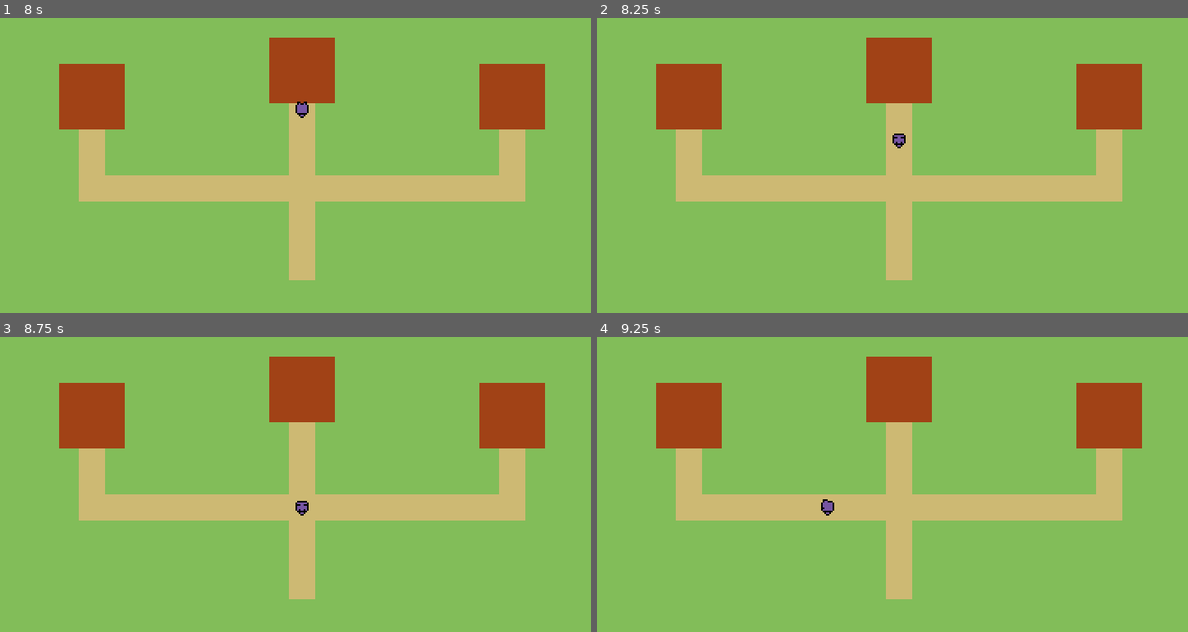
Above: before the commit, frames 1-4 (two rows, left to right).
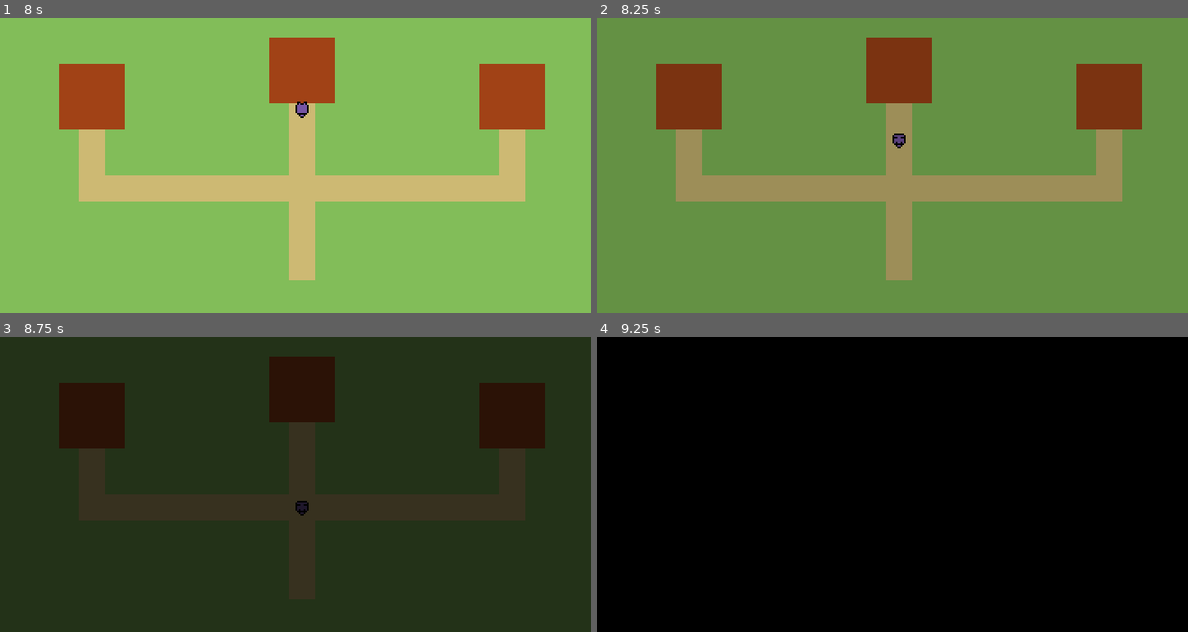
Above: after the commit, the same moments.

Repository: Endermandels/Sylver
Game: Godot game, scene res://scenes/overworld.tscn
Same seed, same stepped clock (60 frames per second), same inputs: the game is played once before the commit and once after it.
Inputs:
- Up to frame 1 (8 s): tap Enter at 0.5, 2, 5.75 s; hold D (move_right) 0.53-1.28 s; hold Space (interact, bound only after the commit) 0.53-1.28 s; hold S (move_down) 1.28-2.03 s; tap Space (interact, bound only after the commit) every 1.5 s from 1.35 to 7.35 s; hold D (move_right) 2.03-2.78 s; hold Space (interact, bound only after the commit) 2.03-2.78 s; hold W (move_up) 2.78-3.53 s; hold Space (interact, bound only after the commit) 3.53-4.28 s; hold A (move_left) 3.53-5.03 s; hold S (move_down) 5.03-5.78 s; hold Space (interact, bound only after the commit) 5.03-5.78 s; hold D (move_right) 5.78-6.53 s; hold W (move_up) 6.53-7.28 s; hold Space (interact, bound only after the commit) 6.53-7.28 s; hold D (move_right) from 7.28 s (still down)
- Up to frame 2 (8.25 s): tap Space (interact, bound only after the commit) at 8 s; release D (move_right) at 8.03 s; hold S (move_down) from 8.03 s (still down); hold Space (interact, bound only after the commit) from 8.03 s (still down)
- Up to frame 3 (8.75 s): keep holding S (move_down); keep holding Space (interact, bound only after the commit)
- Up to frame 4 (9.25 s): release S (move_down) at 8.78 s; release Space (interact, bound only after the commit) at 8.78 s; hold A (move_left) from 8.78 s (still down); tap Space (interact, bound only after the commit) at 8.85 s

Frame 1 is identical in both runs. In frame 2, 100% of the frame differs, in the area x 0-100%, y 0-100%; in frame 3, 100%; in frame 4, 100%.

Commit message:
Add screen transitions from overworld to battle scene

Diff:
--- a/components/input_cmp.gd
+++ b/components/input_cmp.gd
@@ -3,6 +3,7 @@
 
 var input_vector: Vector2i = Vector2i.ZERO
 var input_buffer: Vector2i = Vector2i.ZERO
+var interact: bool = false
 
 func _unhandled_key_input(event: InputEvent) -> void:
     # For now, don't allow changing directions mid travel (too much of a hassle)
@@ -14,6 +15,8 @@
         input_buffer = Vector2i(-1, 0)
     if event.is_action_pressed("move_right"):
         input_buffer = Vector2i(1, 0)
+    if event.is_action_pressed("interact") && input_buffer == Vector2i.ZERO && input_vector == Vector2i.ZERO:
+        interact = true
 
 func _process(_delta: float) -> void:
     if input_vector == Vector2i.ZERO:
@@ -26,3 +29,8 @@
 
 func reset_input_vector() -> void:
     input_vector = Vector2i.ZERO
+
+func get_interact() -> bool:
+    var res = interact
+    interact = false
+    return res
--- /dev/null
+++ b/components/screen_transition.gd
@@ -0,0 +1,35 @@
+extends Node2D
+class_name ScreenTransition
+
+@export_group("Settings")
+@export var time_fade_to_black: float = 1.0
+@export var time_fade_from_black: float = 1.0
+@export_subgroup("On Ready")
+@export var fade_to_black_on_ready: bool
+@export var fade_from_black_on_ready: bool
+
+@export_group("Internal Nodes")
+@export var color_rect: ColorRect
+
+signal faded_to_black()
+signal faded_from_black()
+
+func _ready() -> void:
+    if (fade_to_black_on_ready):
+        fade_to_black()
+    elif (fade_from_black_on_ready):
+        fade_from_black()
+
+func fade_to_black() -> void:
+    show()
+    color_rect.modulate.a = 0.0
+    var tween = get_tree().create_tween()
+    tween.tween_property(color_rect, "modulate:a", 1.0, time_fade_to_black)
+    tween.finished.connect(faded_to_black.emit)
+
+func fade_from_black() -> void:
+    show()
+    color_rect.modulate.a = 1.0
+    var tween = get_tree().create_tween()
+    tween.tween_property(color_rect, "modulate:a", 0.0, time_fade_from_black)
+    tween.finished.connect(faded_from_black.emit)
--- /dev/null
+++ b/components/screen_transition.tscn
@@ -0,0 +1,12 @@
+[gd_scene load_steps=2 format=3 uid="uid://bshgw3x2gkwll"]
+
+[ext_resource type="Script" path="res://components/screen_transition.gd" id="1_qcpdc"]
+
+[node name="ScreenTransition" type="Node2D" node_paths=PackedStringArray("color_rect")]
+script = ExtResource("1_qcpdc")
+color_rect = NodePath("ColorRect")
+
+[node name="ColorRect" type="ColorRect" parent="."]
+offset_right = 368.0
+offset_bottom = 184.0
+color = Color(0, 0, 0, 1)
--- a/project.godot
+++ b/project.godot
@@ -50,6 +50,11 @@
 , Object(InputEventKey,"resource_local_to_scene":false,"resource_name":"","device":-1,"window_id":0,"alt_pressed":false …(186 unchanged characters)…
 ]
 }
+interact={
+"deadzone": 0.5,
+"events": [Object(InputEventKey,"resource_local_to_scene":false,"resource_name":"","device":-1,"window_id":0,"alt_pressed":false,"shift_pressed":false,"ctrl_pressed":false,"meta_pressed":false,"pressed":false,"keycode":0,"physical_keycode":32,"key_label":0,"unicode":32,"location":0,"echo":false,"script":null)
+]
+}
 
 [rendering]
 
--- /dev/null
+++ b/scenes/battle_1.tscn
@@ -0,0 +1,8 @@
+[gd_scene load_steps=2 format=3 uid="uid://bvhog74xcjeck"]
+
+[ext_resource type="PackedScene" uid="uid://bshgw3x2gkwll" path="res://components/screen_transition.tscn" id="1_2jnr7"]
+
+[node name="Battle1" type="Node2D"]
+
+[node name="ScreenTransition" parent="." instance=ExtResource("1_2jnr7")]
+fade_from_black_on_ready = true
--- a/scenes/overworld.tscn
+++ b/scenes/overworld.tscn
@@ -1,10 +1,11 @@
-[gd_scene load_steps=8 format=4 uid="uid://cuhs13lhy6maj"]
+[gd_scene load_steps=9 format=4 uid="uid://cuhs13lhy6maj"]
 
-[ext_resource type="PackedScene" uid="uid://chulp7uivy7wk" path="res://prefabs/battle_node/battle_node.tscn" id="1_504k8"]
+[ext_resource type="PackedScene" uid="uid://cy8uwpnyftmip" path="res://prefabs/battle_node/battle_node.tscn" id="1_504k8"]
 [ext_resource type="Texture2D" uid="uid://b1w7fnbauapg3" path="res://assets/images/path-tile.png" id="1_dhhja"]
 [ext_resource type="Script" path="res://scripts/scenes/overworld.gd" id="1_mo6rx"]
 [ext_resource type="PackedScene" uid="uid://dki3vklsq8aj1" path="res://prefabs/waypoint/waypoint.tscn" id="4_8c6kv"]
 [ext_resource type="PackedScene" uid="uid://bkrtlrr8gj2pv" path="res://prefabs/player/player.tscn" id="5_sn6qv"]
+[ext_resource type="PackedScene" uid="uid://bshgw3x2gkwll" path="res://components/screen_transition.tscn" id="6_fdwmg"]
 
 [sub_resource type="TileSetAtlasSource" id="TileSetAtlasSource_8xll2"]
 texture = ExtResource("1_dhhja")
@@ -35,9 +36,10 @@
 [node name="Village3" parent="." instance=ExtResource("1_504k8")]
 position = Vector2(312, 48)
 
-[node name="Player" parent="." node_paths=PackedStringArray("waypoints") instance=ExtResource("5_sn6qv")]
+[node name="Player" parent="." node_paths=PackedStringArray("waypoints", "screen_transition") instance=ExtResource("5_sn6qv")]
 position = Vector2(184, 152)
 waypoints = NodePath("../Waypoints")
+screen_transition = NodePath("../ScreenTransition")
 
 [node name="Waypoints" type="Node2D" parent="."]
 
@@ -56,10 +58,17 @@
 [node name="Waypoint5" parent="Waypoints" instance=ExtResource("4_8c6kv")]
 position = Vector2(312, 72)
 blocked_left = true
+is_interactable = true
 
 [node name="Waypoint6" parent="Waypoints" instance=ExtResource("4_8c6kv")]
 position = Vector2(184, 56)
+is_interactable = true
 
 [node name="Waypoint7" parent="Waypoints" instance=ExtResource("4_8c6kv")]
 position = Vector2(56, 72)
 blocked_right = true
+is_interactable = true
+interaction_scene = "res://scenes/battle_1.tscn"
+
+[node name="ScreenTransition" parent="." instance=ExtResource("6_fdwmg")]
+visible = false
--- a/scripts/prefabs/player/player.gd
+++ b/scripts/prefabs/player/player.gd
@@ -9,6 +9,7 @@
 
 @export_group("External Nodes")
 @export var waypoints: Node2D
+@export var screen_transition: ScreenTransition
 
 var current_waypoint: Waypoint = null
 
@@ -18,6 +19,10 @@
 func _process(delta: float) -> void:
     if not current_waypoint:
         return
+
+    if input_cmp.get_interact() && current_waypoint.is_interactable:
+        screen_transition.fade_to_black()
+        screen_transition.faded_to_black.connect(get_tree().change_scene_to_file.bind(current_waypoint.interaction_scene))
 
     # Go to nearest waypoint indicated by input, or stay
     var closest_waypoint = waypoint_finder_cmp.get_closest_waypoint(current_waypoint, waypoints, input_cmp.get_input_vector())
--- a/scripts/prefabs/waypoint/waypoint.gd
+++ b/scripts/prefabs/waypoint/waypoint.gd
@@ -14,3 +14,9 @@
 
 ## Cannot move right from here
 @export var blocked_right: bool = false
+
+## Whether the current waypoint is interactable
+@export var is_interactable: bool = false
+
+## The scene to transition to when interacted
+@export_file("*.tscn") var interaction_scene: String
Not shown: 1 places in prefabs/battle_node/battle_node.tscn that only renumber resources
